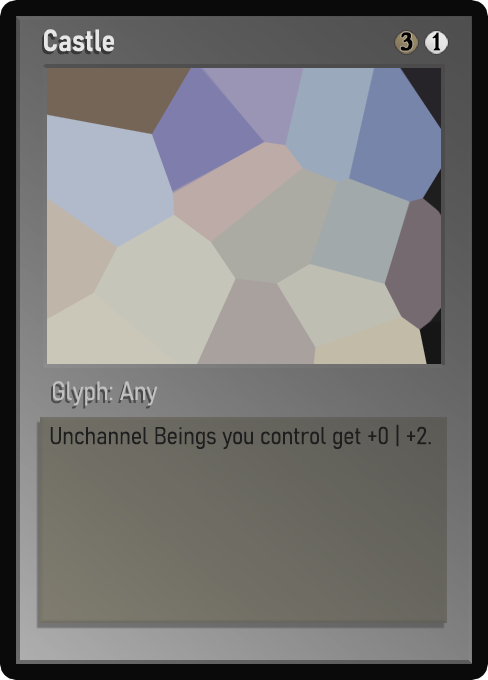
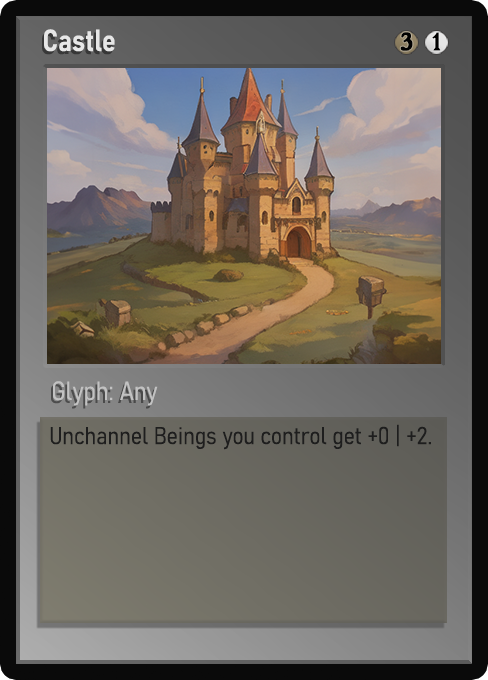
Layer changes from the first (488, 680) image to the second:
painted on "Name" over (44, 29, 115, 52)
painted on "Class" over (53, 383, 152, 406)
painted on "Desc_norm" over (51, 424, 431, 450)
painted on "Artwork" over (47, 68, 441, 364)
